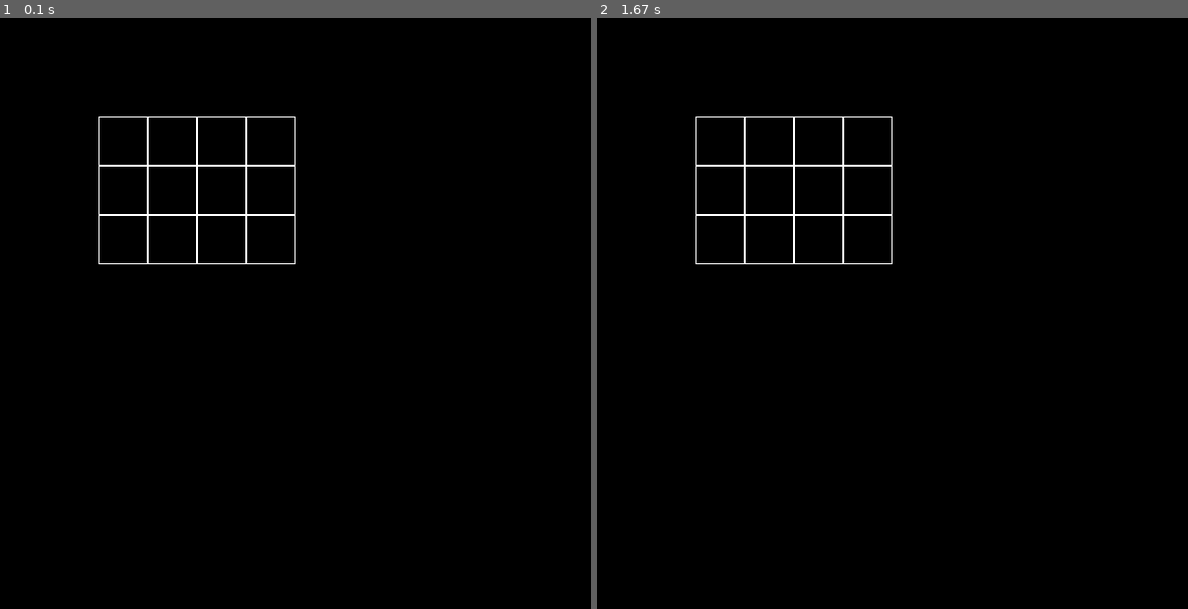
Above: before the commit, frames 1-2 (left to right).
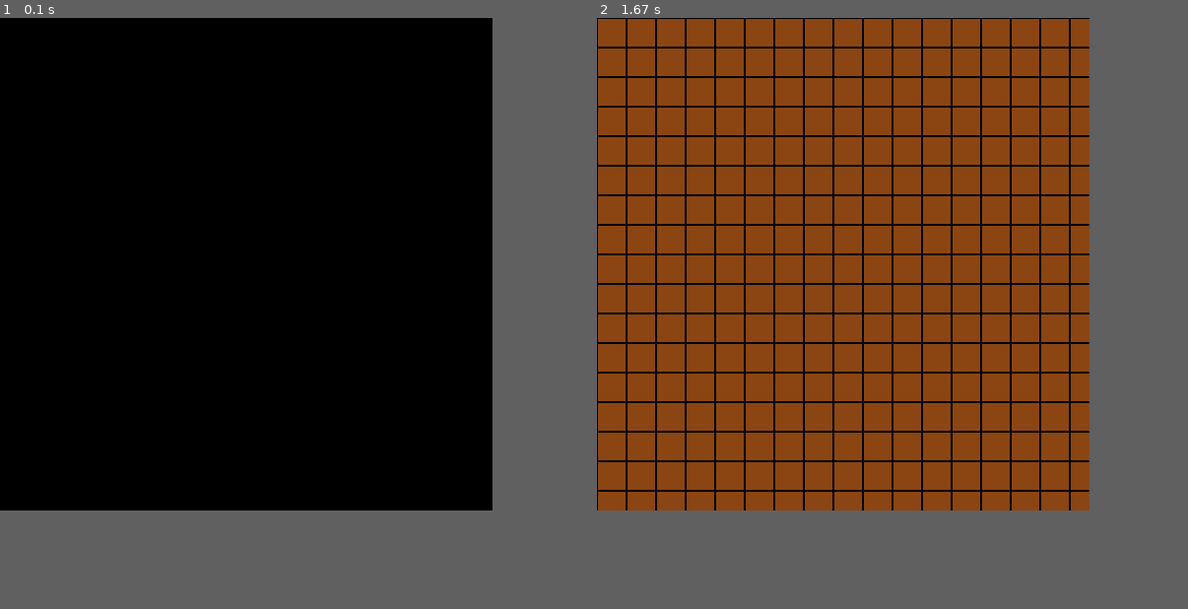
Above: after the commit, the same moments.

Repository: rubinho-m/pygame_project
Game: pygame game, started from Board_class.py
Same seed, same stepped clock (60 frames per second), same inputs: the game is played once before the commit and once after it.
Inputs:
- Up to frame 1 (0.1 s): no input
- Up to frame 2 (1.67 s): no input
The window is 600x600 before the commit and 500x500 after it. Grey fills any space a smaller window leaves; there, only what the larger window draws over its background counts as a difference.

The runs differ from the first frame. In frame 1, 0.7% of the frame differs, in the area x 16-50%, y 16-42%; in frame 2, 61%, in the area x 0-84%, y 0-84%.

Commit message:
variant Board

Diff:
--- a/Board_class.py
+++ b/Board_class.py
@@ -1,44 +1,72 @@
 import pygame
 
 
+pygame.init()
+size = (width, height) = 500, 500
+screen = pygame.display.set_mode(size)
+color = ['saddlebrown', 'green']
+clock = pygame.time.Clock()
+
 class Board:
-    # создание поля
-    def __init__(self, width, height):
+    def __init__(self, width, height, cell):
         self.width = width
         self.height = height
         self.board = [[0] * width for _ in range(height)]
-        # значения по умолчанию
-        self.left = 10
-        self.top = 10
-        self.cell_size = 30
+        self.left = 0
+        self.top = 0
+        self.cell_size = cell
 
-    # настройка внешнего вида
     def set_view(self, left, top, cell_size):
         self.left = left
         self.top = top
         self.cell_size = cell_size
 
     def render(self):
-        left = self.left
-        top = self.top
-        for __ in range(self.width):
-            for _ in range(self.height):
-                pygame.draw.rect(screen, pygame.Color('white'), (left, top, self.cell_size, self.cell_size), 1)
-                top += self.cell_size
-            left += self.cell_size
-            top = self.top
+        for i in range(self.height):
+            for j in range(self.width):
+                x = self.board[i][j]
+                if x == 0:
+                    pygame.draw.rect(screen, pygame.Color(color[x]), (self.left + j * self.cell_size,
+                                                                      self.top + i * self.cell_size,
+                                                                      self.cell_size,
+                                                                      self.cell_size))
+                else:
+                    pygame.draw.rect(screen, pygame.Color(color[x]), (self.left + j * self.cell_size,
+                                                                      self.top + i * self.cell_size,
+                                                                      self.cell_size,
+                                                                      self.cell_size))
+                pygame.draw.rect(screen, pygame.Color('black'), (self.left + j * self.cell_size,
+                                                                 self.top + i * self.cell_size,
+                                                                 self.cell_size, self.cell_size), 1)
 
+    def get_cell(self, mouse_pos):
+        for i in range(self.height):
+            for j in range(self.width):
+                x, y = self.left + j * self.cell_size, self.top + i * self.cell_size
+                x1, y1 = x + self.cell_size, y + self.cell_size
+                if x <= mouse_pos[0] <= x1 and y <= mouse_pos[1] <= y1:
+                    return i, j
+        return None
 
-pygame.init()
-size = w, h = 600, 600
-screen = pygame.display.set_mode(size)
+    def on_click(self, cell_coords):
+        i, j = cell_coords
+        self.board[i][j] ^= 1
+
+    def process_click(self, mouse_pos):
+        cell = self.get_cell(mouse_pos)
+        if cell is not None:
+            self.on_click(cell)
+
+fps = 10
+board = Board(17, 17, 30)
+board.render()
 running = True
-board = Board(4, 3)
-board.set_view(100, 100, 50)
+
 while running:
     for event in pygame.event.get():
         if event.type == pygame.QUIT:
             running = False
-    screen.fill((0, 0, 0))
-    board.render()
+    clock.tick(fps)
     pygame.display.flip()
+
+pygame.quit()
